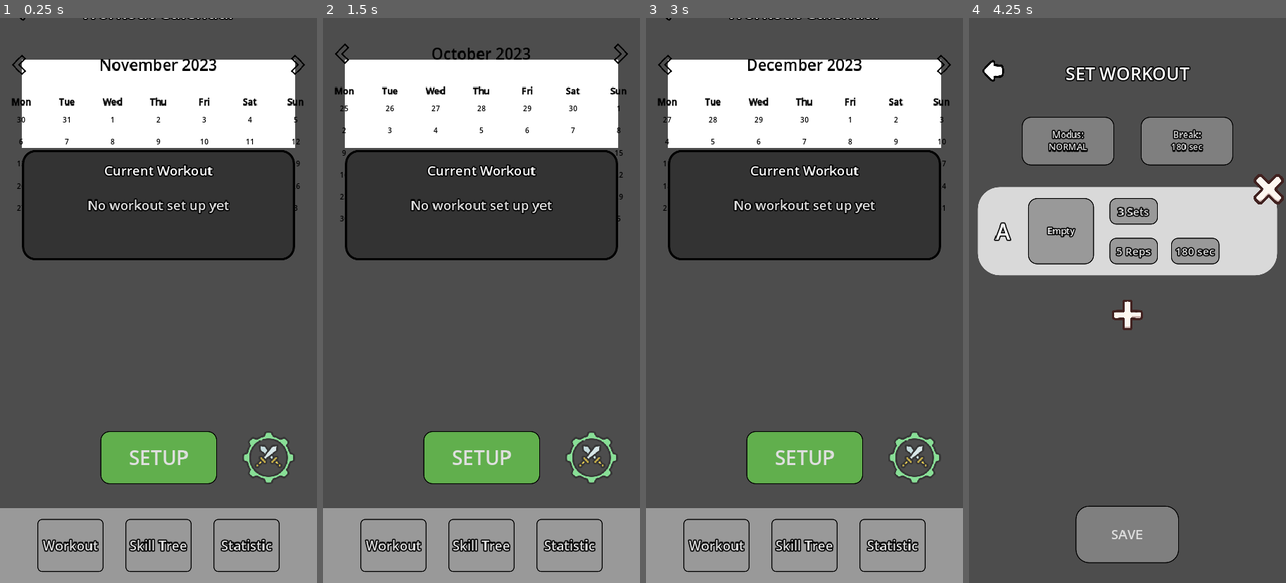
Above: before the commit, frames 1-4 (left to right).
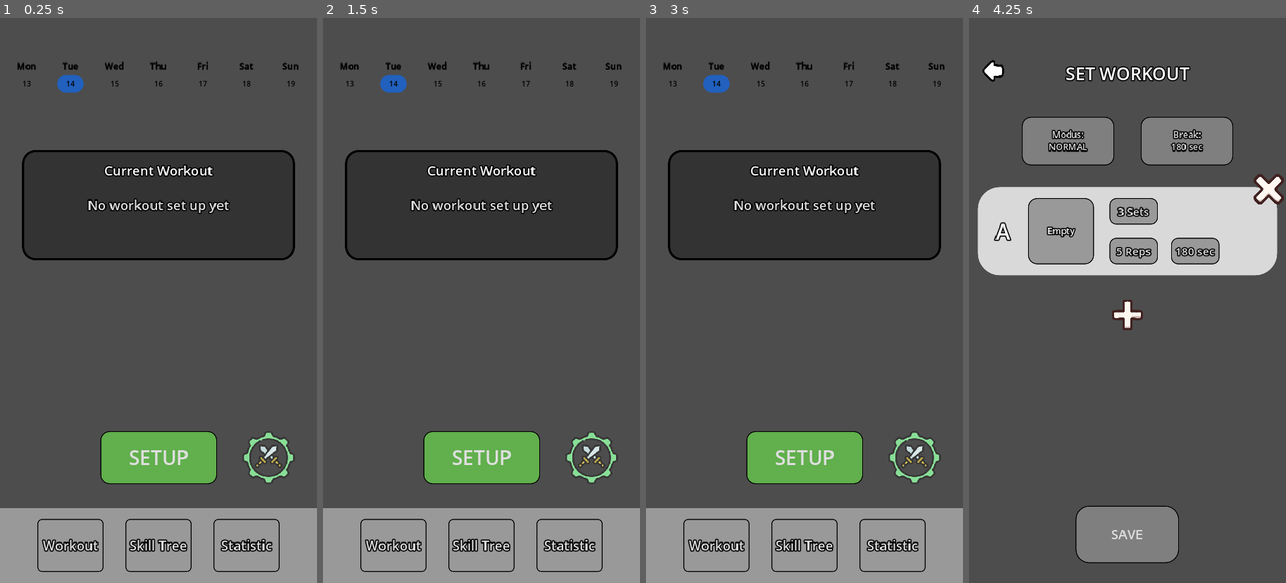
Above: after the commit, the same moments.

Repository: derdrache/Calisthenics-App
Game: Godot game, scene res://main_menu_page/main_menu.tscn
The game is run twice, just before and just after one commit, with the same random seed, the same clock (stepped at 60 frames per second) and the same inputs. The engine's default icon, where the game draws it, is replaced by a stand-in: a white triangle on a blue panel in a dark square.
Inputs (mouse positions are in pixels of both pictures, inside the frame that each line leads up to):
- Up to frame 1 (0.25 s): no input
- Up to frame 2 (1.5 s): click (342, 63) at 0.52 s; click (348, 85) at 1.27 s
- Up to frame 3 (3 s): click (943, 51) at 2.02 s; click (943, 63) at 2.77 s
- Up to frame 4 (4.25 s): click "SETUP" at 3.5 s

The runs differ from the first frame. In frame 1, 14% of the frame differs, in the area x 3-97%, y 0-35%; in frame 2, 14%, in the area x 3-97%, y 4-36%; in frame 3, 14%; in frame 4, nothing differs.

Commit message:
add small calendar view

Diff:
--- a/widgets/calendar/Calendar.tscn
+++ b/widgets/calendar/Calendar.tscn
@@ -16,6 +16,7 @@
 script = ExtResource("1_lkxak")
 
 [node name="ColorRect" type="ColorRect" parent="."]
+visible = false
 layout_mode = 1
 anchors_preset = 15
 anchor_right = 1.0
@@ -25,27 +26,31 @@
 
 [node name="VBoxContainer" type="VBoxContainer" parent="."]
 layout_mode = 1
-anchors_preset = 15
-anchor_right = 1.0
-anchor_bottom = 1.0
-grow_horizontal = 2
-grow_vertical = 2
+anchors_preset = 10
+anchor_right = 1.0
+offset_bottom = 252.0
+grow_horizontal = 2
+
+[node name="TopNavigationBar" parent="VBoxContainer" instance=ExtResource("1_xcq41")]
+unique_name_in_owner = true
+layout_mode = 2
+title = "Workout Calendar"
+
+[node name="BigCalendarBox" type="VBoxContainer" parent="VBoxContainer"]
+layout_mode = 2
 theme_override_constants/separation = 20
 
-[node name="TopNavigationBar" parent="VBoxContainer" instance=ExtResource("1_xcq41")]
-layout_mode = 2
-title = "Workout Calendar"
-
-[node name="MonthSelection" type="MarginContainer" parent="VBoxContainer"]
+[node name="MonthSelectionBox" type="MarginContainer" parent="VBoxContainer/BigCalendarBox"]
+unique_name_in_owner = true
 custom_minimum_size = Vector2(0, 100)
 layout_mode = 2
 theme_override_constants/margin_left = 20
 theme_override_constants/margin_right = 20
 
-[node name="HBoxContainer" type="HBoxContainer" parent="VBoxContainer/MonthSelection"]
-layout_mode = 2
-
-[node name="TextureRect" type="TextureRect" parent="VBoxContainer/MonthSelection/HBoxContainer"]
+[node name="HBoxContainer" type="HBoxContainer" parent="VBoxContainer/BigCalendarBox/MonthSelectionBox"]
+layout_mode = 2
+
+[node name="TextureRect" type="TextureRect" parent="VBoxContainer/BigCalendarBox/MonthSelectionBox/HBoxContainer"]
 custom_minimum_size = Vector2(50, 50)
 layout_mode = 2
 size_flags_horizontal = 4
@@ -53,7 +58,7 @@
 texture = ExtResource("2_0t6bo")
 expand_mode = 1
 
-[node name="previousMonthButton" type="Button" parent="VBoxContainer/MonthSelection/HBoxContainer/TextureRect"]
+[node name="previousMonthButton" type="Button" parent="VBoxContainer/BigCalendarBox/MonthSelectionBox/HBoxContainer/TextureRect"]
 layout_mode = 1
 anchors_preset = 15
 anchor_right = 1.0
@@ -75,7 +80,7 @@
 theme_override_styles/normal_mirrored = SubResource("StyleBoxEmpty_1fvyw")
 theme_override_styles/normal = SubResource("StyleBoxEmpty_1fvyw")
 
-[node name="MonthYearLabel" type="Label" parent="VBoxContainer/MonthSelection/HBoxContainer"]
+[node name="MonthYearLabel" type="Label" parent="VBoxContainer/BigCalendarBox/MonthSelectionBox/HBoxContainer"]
 unique_name_in_owner = true
 layout_mode = 2
 size_flags_horizontal = 6
@@ -83,7 +88,7 @@
 theme_override_font_sizes/font_size = 35
 text = "September 2024"
 
-[node name="TextureRect2" type="TextureRect" parent="VBoxContainer/MonthSelection/HBoxContainer"]
+[node name="TextureRect2" type="TextureRect" parent="VBoxContainer/BigCalendarBox/MonthSelectionBox/HBoxContainer"]
 custom_minimum_size = Vector2(50, 50)
 layout_mode = 2
 size_flags_horizontal = 4
@@ -92,7 +97,7 @@
 expand_mode = 1
 flip_h = true
 
-[node name="nextMonthButton" type="Button" parent="VBoxContainer/MonthSelection/HBoxContainer/TextureRect2"]
+[node name="nextMonthButton" type="Button" parent="VBoxContainer/BigCalendarBox/MonthSelectionBox/HBoxContainer/TextureRect2"]
 layout_mode = 1
 anchors_preset = 15
 anchor_right = 1.0
@@ -114,16 +119,17 @@
 theme_override_styles/normal_mirrored = SubResource("StyleBoxEmpty_1fvyw")
 theme_override_styles/normal = SubResource("StyleBoxEmpty_1fvyw")
 
-[node name="ColumnsBox" type="HBoxContainer" parent="VBoxContainer"]
-unique_name_in_owner = true
-layout_mode = 2
-
-[node name="VBoxContainer" type="VBoxContainer" parent="VBoxContainer/ColumnsBox"]
-custom_minimum_size = Vector2(99, 0)
-layout_mode = 2
-theme_override_constants/separation = 0
-
-[node name="Label" type="Label" parent="VBoxContainer/ColumnsBox/VBoxContainer"]
+[node name="ColumnsBox" type="HBoxContainer" parent="VBoxContainer/BigCalendarBox"]
+unique_name_in_owner = true
+layout_mode = 2
+theme_override_constants/separation = 0
+
+[node name="VBoxContainer" type="VBoxContainer" parent="VBoxContainer/BigCalendarBox/ColumnsBox"]
+layout_mode = 2
+size_flags_horizontal = 3
+theme_override_constants/separation = 0
+
+[node name="Label" type="Label" parent="VBoxContainer/BigCalendarBox/ColumnsBox/VBoxContainer"]
 layout_mode = 2
 theme_override_colors/font_color = Color(0, 0, 0, 1)
 theme_override_constants/outline_size = 2
@@ -132,12 +138,12 @@
 horizontal_alignment = 1
 vertical_alignment = 1
 
-[node name="VBoxContainer2" type="VBoxContainer" parent="VBoxContainer/ColumnsBox"]
-custom_minimum_size = Vector2(99, 0)
-layout_mode = 2
-theme_override_constants/separation = 0
-
-[node name="Label" type="Label" parent="VBoxContainer/ColumnsBox/VBoxContainer2"]
+[node name="VBoxContainer2" type="VBoxContainer" parent="VBoxContainer/BigCalendarBox/ColumnsBox"]
+layout_mode = 2
+size_flags_horizontal = 3
+theme_override_constants/separation = 0
+
+[node name="Label" type="Label" parent="VBoxContainer/BigCalendarBox/ColumnsBox/VBoxContainer2"]
 layout_mode = 2
 theme_override_colors/font_color = Color(0, 0, 0, 1)
 theme_override_constants/outline_size = 2
@@ -146,12 +152,12 @@
 horizontal_alignment = 1
 vertical_alignment = 1
 
-[node name="VBoxContainer3" type="VBoxContainer" parent="VBoxContainer/ColumnsBox"]
-custom_minimum_size = Vector2(99, 0)
-layout_mode = 2
-theme_override_constants/separation = 0
-
-[node name="Label" type="Label" parent="VBoxContainer/ColumnsBox/VBoxContainer3"]
+[node name="VBoxContainer3" type="VBoxContainer" parent="VBoxContainer/BigCalendarBox/ColumnsBox"]
+layout_mode = 2
+size_flags_horizontal = 3
+theme_override_constants/separation = 0
+
+[node name="Label" type="Label" parent="VBoxContainer/BigCalendarBox/ColumnsBox/VBoxContainer3"]
 layout_mode = 2
 theme_override_colors/font_color = Color(0, 0, 0, 1)
 theme_override_constants/outline_size = 2
@@ -160,12 +166,12 @@
 horizontal_alignment = 1
 vertical_alignment = 1
 
-[node name="VBoxContainer4" type="VBoxContainer" parent="VBoxContainer/ColumnsBox"]
-custom_minimum_size = Vector2(99, 0)
-layout_mode = 2
-theme_override_constants/separation = 0
-
-[node name="Label" type="Label" parent="VBoxContainer/ColumnsBox/VBoxContainer4"]
+[node name="VBoxContainer4" type="VBoxContainer" parent="VBoxContainer/BigCalendarBox/ColumnsBox"]
+layout_mode = 2
+size_flags_horizontal = 3
+theme_override_constants/separation = 0
+
+[node name="Label" type="Label" parent="VBoxContainer/BigCalendarBox/ColumnsBox/VBoxContainer4"]
 layout_mode = 2
 theme_override_colors/font_color = Color(0, 0, 0, 1)
 theme_override_constants/outline_size = 2
@@ -174,12 +180,12 @@
 horizontal_alignment = 1
 vertical_alignment = 1
 
-[node name="VBoxContainer5" type="VBoxContainer" parent="VBoxContainer/ColumnsBox"]
-custom_minimum_size = Vector2(99, 0)
-layout_mode = 2
-theme_override_constants/separation = 0
-
-[node name="Label" type="Label" parent="VBoxContainer/ColumnsBox/VBoxContainer5"]
+[node name="VBoxContainer5" type="VBoxContainer" parent="VBoxContainer/BigCalendarBox/ColumnsBox"]
+layout_mode = 2
+size_flags_horizontal = 3
+theme_override_constants/separation = 0
+
+[node name="Label" type="Label" parent="VBoxContainer/BigCalendarBox/ColumnsBox/VBoxContainer5"]
 layout_mode = 2
 theme_override_colors/font_color = Color(0, 0, 0, 1)
 theme_override_constants/outline_size = 2
@@ -188,12 +194,12 @@
 horizontal_alignment = 1
 vertical_alignment = 1
 
-[node name="VBoxContainer6" type="VBoxContainer" parent="VBoxContainer/ColumnsBox"]
-custom_minimum_size = Vector2(99, 0)
-layout_mode = 2
-theme_override_constants/separation = 0
-
-[node name="Label" type="Label" parent="VBoxContainer/ColumnsBox/VBoxContainer6"]
+[node name="VBoxContainer6" type="VBoxContainer" parent="VBoxContainer/BigCalendarBox/ColumnsBox"]
+layout_mode = 2
+size_flags_horizontal = 3
+theme_override_constants/separation = 0
+
+[node name="Label" type="Label" parent="VBoxContainer/BigCalendarBox/ColumnsBox/VBoxContainer6"]
 layout_mode = 2
 theme_override_colors/font_color = Color(0, 0, 0, 1)
 theme_override_constants/outline_size = 2
@@ -202,12 +208,12 @@
 horizontal_alignment = 1
 vertical_alignment = 1
 
-[node name="VBoxContainer7" type="VBoxContainer" parent="VBoxContainer/ColumnsBox"]
-custom_minimum_size = Vector2(99, 0)
-layout_mode = 2
-theme_override_constants/separation = 0
-
-[node name="Label" type="Label" parent="VBoxContainer/ColumnsBox/VBoxContainer7"]
+[node name="VBoxContainer7" type="VBoxContainer" parent="VBoxContainer/BigCalendarBox/ColumnsBox"]
+layout_mode = 2
+size_flags_horizontal = 3
+theme_override_constants/separation = 0
+
+[node name="Label" type="Label" parent="VBoxContainer/BigCalendarBox/ColumnsBox/VBoxContainer7"]
 layout_mode = 2
 theme_override_colors/font_color = Color(0, 0, 0, 1)
 theme_override_constants/outline_size = 2
@@ -216,5 +222,5 @@
 horizontal_alignment = 1
 vertical_alignment = 1
 
-[connection signal="pressed" from="VBoxContainer/MonthSelection/HBoxContainer/TextureRect/previousMonthButton" to="." method="_on_previous_month_button_pressed"]
-[connection signal="pressed" from="VBoxContainer/MonthSelection/HBoxContainer/TextureRect2/nextMonthButton" to="." method="_on_next_month_button_pressed"]
+[connection signal="pressed" from="VBoxContainer/BigCalendarBox/MonthSelectionBox/HBoxContainer/TextureRect/previousMonthButton" to="." method="_on_previous_month_button_pressed"]
+[connection signal="pressed" from="VBoxContainer/BigCalendarBox/MonthSelectionBox/HBoxContainer/TextureRect2/nextMonthButton" to="." method="_on_next_month_button_pressed"]
--- a/widgets/calendar/calendar.gd
+++ b/widgets/calendar/calendar.gd
@@ -1,7 +1,8 @@
 extends Control
 
+@export var smallCalendar = false
+
 @onready var columns_box: HBoxContainer = %ColumnsBox
-
 
 const DATE_LABEL = preload("res://widgets/calendar/DateLabel.tscn")
 const MONTH_NAMES = ["January", "February", "March", "April", "May", "June", "July", "August", "September", "October", "November", "December"]
@@ -12,9 +13,29 @@
 var monthsList = []
 
 func _ready() -> void:
-	_set_calender()
+	if smallCalendar:
+		%TopNavigationBar.hide()
+		%MonthSelectionBox.hide()
 
-func _set_calender():
+	_set_calendar()
+
+func _set_calendar():
+	if smallCalendar:
+		_set_small_calendar()
+	else:
+		set_big_calendar()
+
+func _set_small_calendar():
+	var currentDate = Time.get_datetime_dict_from_system()
+	var currentUnixTime = Time.get_unix_time_from_system()
+	var startDate = Time.get_datetime_dict_from_unix_time(currentUnixTime - DAY_IN_UNIX_TIME * (currentDate.weekday - 1))
+
+	var calculateDate = startDate
+	for i in 7:
+		_create_label(calculateDate, i % 7)
+		calculateDate = _get_next_day(calculateDate)
+
+func set_big_calendar():
 	%MonthYearLabel.text = MONTH_NAMES[selectedDate.month - 1] + " " + str(selectedDate.year)
 
 	var firstOfMonthDate = _get_first_of_month(selectedDate)
@@ -23,13 +44,14 @@
 	var startWeekday = firstOfMonthDate.weekday -1
 	if startWeekday == -1: startWeekday = 6
 
+	var rows = 5
 	var startDate = Time.get_datetime_dict_from_unix_time(firstOfMonthUnixTime - DAY_IN_UNIX_TIME * (startWeekday))
+
 	var calculateDate = startDate
 
-	for i in 5 * 7:
+	for i in rows * 7:
 		_create_label(calculateDate, i % 7)
 		calculateDate = _get_next_day(calculateDate)
-
 
 	if selectedDate.month != calculateDate.month: return
 
@@ -79,4 +101,4 @@
 
 			node.queue_free()
 
-	_set_calender()
+	_set_calendar()
--- a/widgets/calendar/date_label.gd
+++ b/widgets/calendar/date_label.gd
@@ -8,9 +8,7 @@
 	var currentDate = Time.get_datetime_dict_from_system()
 	var isCurrentDate = date.day == currentDate.day and date.month == currentDate.month and date.year == currentDate.year
 
-
 	if not isCurrentDate:%Panel.add_theme_stylebox_override("panel", StyleBoxEmpty.new())
-
 
 func _on_button_pressed() -> void:
 	print(date)
